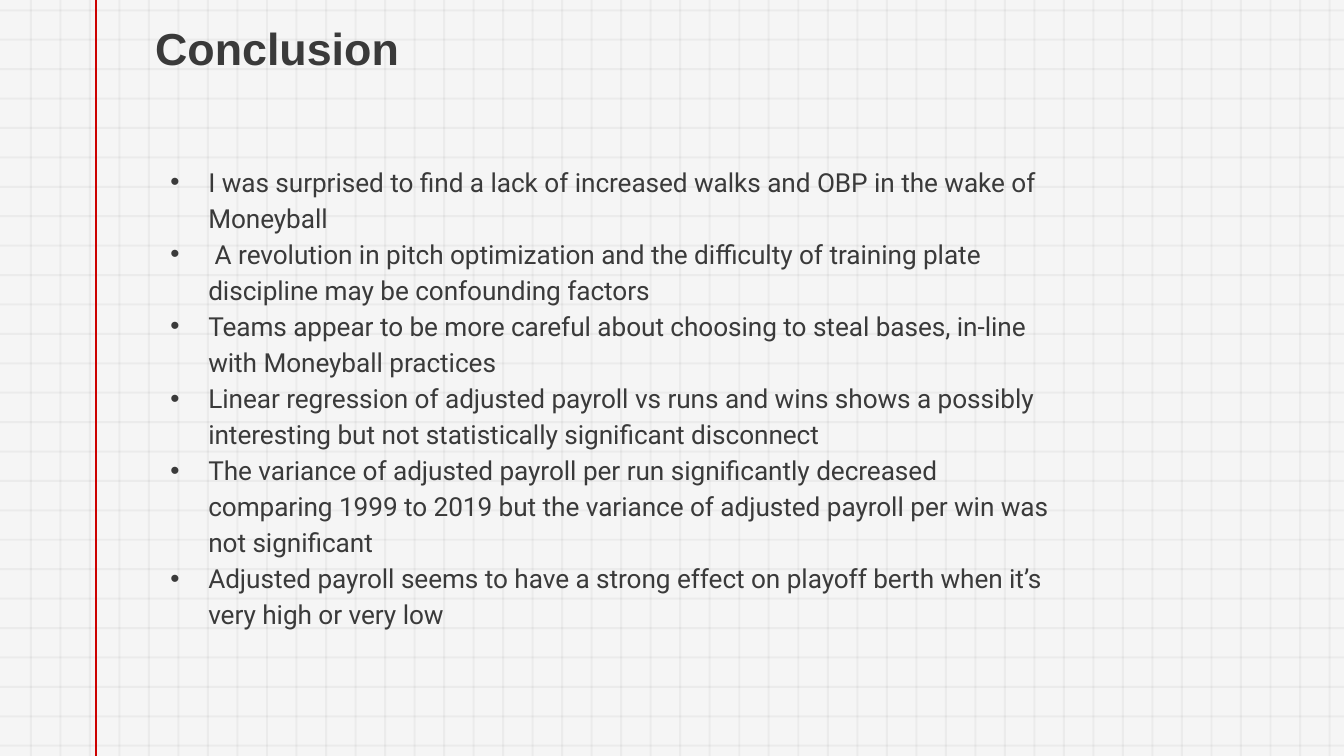
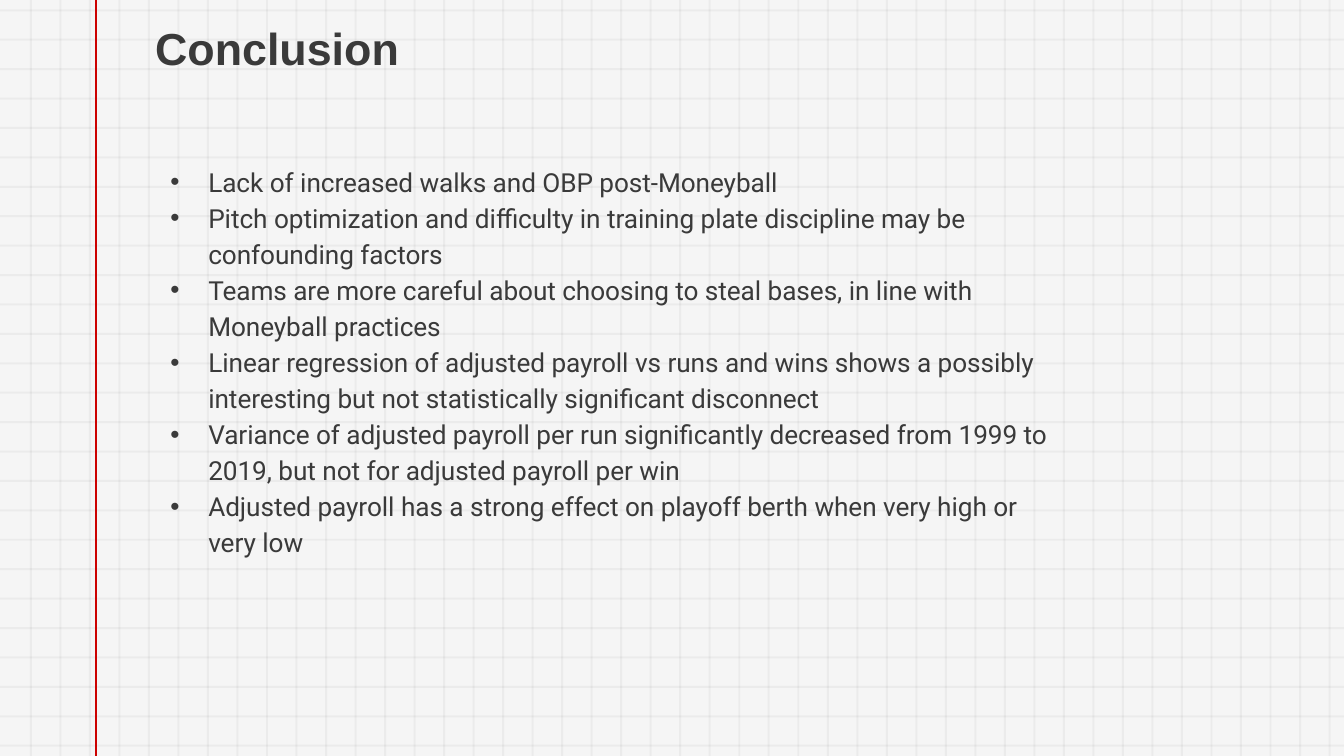
Before and after one commit to DanPaine/DanPaine.github.io, a slide deck: slide 11 of images/The Effect of Moneyball on Major League Baseball.pptx. Drawn at 1344x756 pixels with LibreOffice and Linux fonts; fonts in the diff are those of the drawing. Boxes give left, top, right and bottom in pixels: in the first picture for what was removed or moved away, otherwise in the second. Text is boxed around its words. In the diff, an @@ line names an element or a change of style, - is before the commit and + after.

```diff
--- a/images/The Effect of Moneyball on Major League Baseball.pptx
+++ b/images/The Effect of Moneyball on Major League Baseball.pptx
@@ subtitle at (x1=208, y1=172, x2=972, y2=342): text changed @@
-• I was surprised to find a lack of increased walks and OBP in the wake of Moneyball
-• A revolution in pitch optimization and the difficulty of training plate discipline may be confounding factors
-• Teams appear to be more careful about choosing to steal bases, in-line with Moneyball practices
+• Lack of increased walks and OBP post-Moneyball
+• Pitch optimization and difficulty in training plate discipline may be confounding factors
+• Teams are more careful about choosing to steal bases, in line with Moneyball practices
@@ subtitle at (x1=208, y1=424, x2=1047, y2=558): text changed @@
-• The variance of adjusted payroll per run significantly decreased comparing 1999 to 2019 but the variance of adjusted payroll per win was not significant
-• Adjusted payroll seems to have a strong effect on playoff berth when it’s very high or very low
+• Variance of adjusted payroll per run significantly decreased from 1999 to 2019, but not for adjusted payroll per win
+• Adjusted payroll has a strong effect on playoff berth when very high or very low
```
Also in this commit, not shown: 9 other slides changed.
